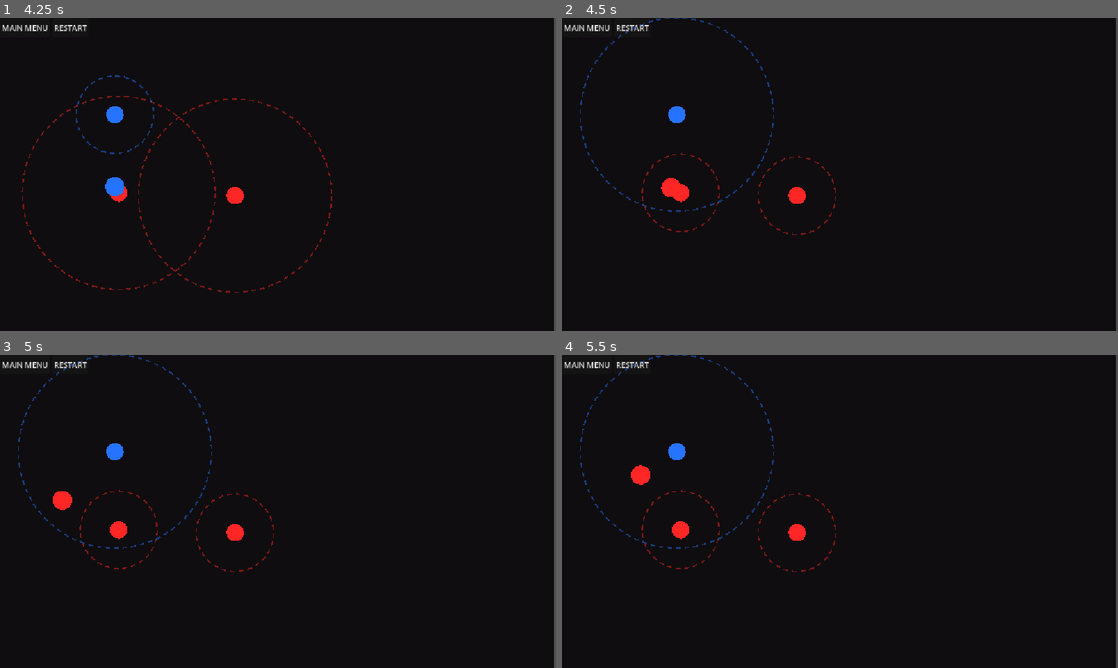
Above: before the commit, frames 1-4 (two rows, left to right).
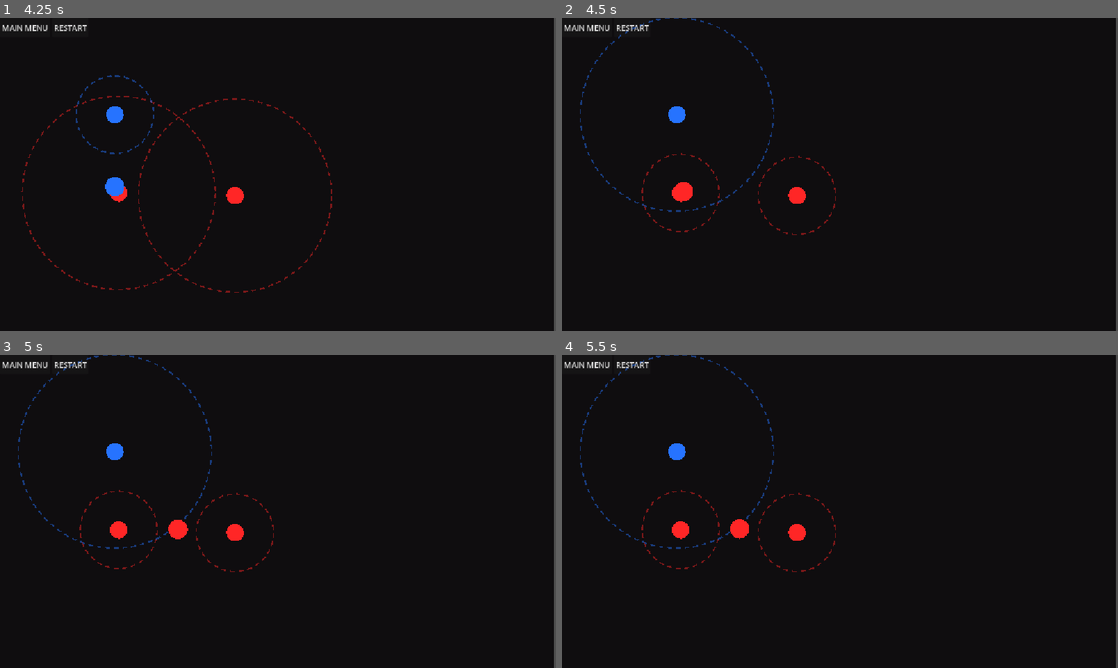
Above: after the commit, the same moments.

Repository: e-neuf/summer-summit-game-jam
Game: Godot game, scene res://levels/Level0.tscn
Two runs of this game, one before a commit and one after it. Both use one fixed random seed, a clock stepped at 60 frames per second and the inputs below. The engine's default icon, where the game draws it, is replaced by a stand-in: a white triangle on a blue panel in a dark square.
Inputs (mouse positions are in pixels of both pictures, inside the frame that each line leads up to):
- Up to frame 1 (4.25 s): click "RESTART" at 0.5 s; click "RESTART" at 1.25 s; click "RESTART" at 2 s; click "MAIN MENU" at 2.75 s; click "PLAY" at 3.5 s
- Up to frame 2 (4.5 s): move the mouse to (795, 196) at 4.27 s; hold Right (move_right) from 4.28 s (still down); tap Space (flip_polarity) at 4.35 s; click (795, 196) at 4.42 s
- Up to frame 3 (5 s): keep holding Right (move_right)
- Up to frame 4 (5.5 s): move the mouse to (678, 530) at 5.02 s; release Right (move_right) at 5.03 s; hold Left (move_left) from 5.03 s (still down); click (678, 530) at 5.1 s

Frame 1 is identical in both runs. In frame 2, 0.2% of the frame differs, in the area x 17-24%, y 51-59%; in frame 3, 0.3%, in the area x 9-34%, y 43-59%; in frame 4, 0.3%.

Commit message:
repel in direction of arrow keys

Diff:
--- a/scripts/main_character.gd
+++ b/scripts/main_character.gd
@@ -72,6 +72,9 @@
 		_update_visual()
 		polarity_flip.emit(polarity)
 
+	# Order of arguments: Negative X, Positive X, Negative Y, Positive Y
+	var input_dir = Input.get_vector("move_left", "move_right", "move_up", "move_down")
+
 	var target_velocity = Vector2.ZERO
 
 	var nearest = null
@@ -83,7 +86,7 @@
 		else:
 			if (mag.polarity == polarity):
 				print("Being repelled by %s" % mag.name)
-				var direction = mag.global_position.direction_to(global_position)
+				var direction = mag.global_position.direction_to(global_position) if input_dir.is_zero_approx() else input_dir
 				target_velocity += direction * REPEL_SPEED
 
 	if (Global.Current_Attraction != null):
